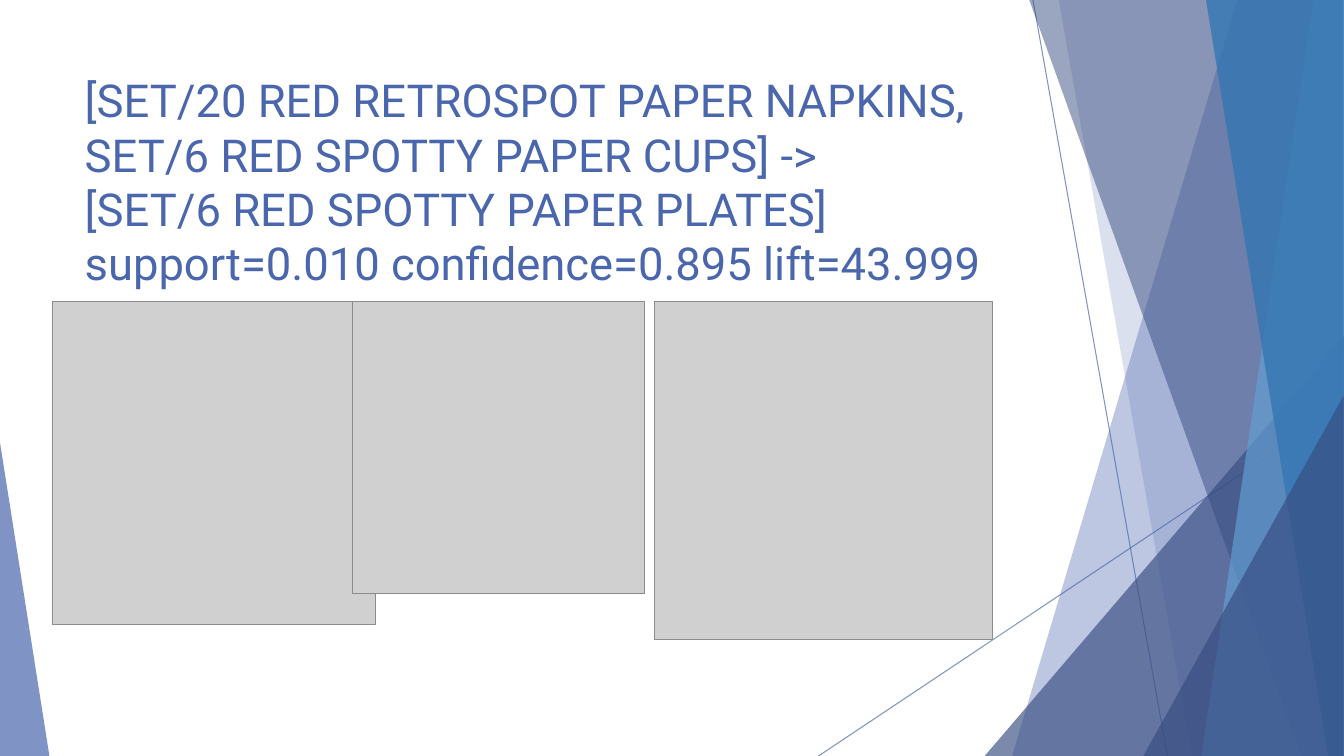
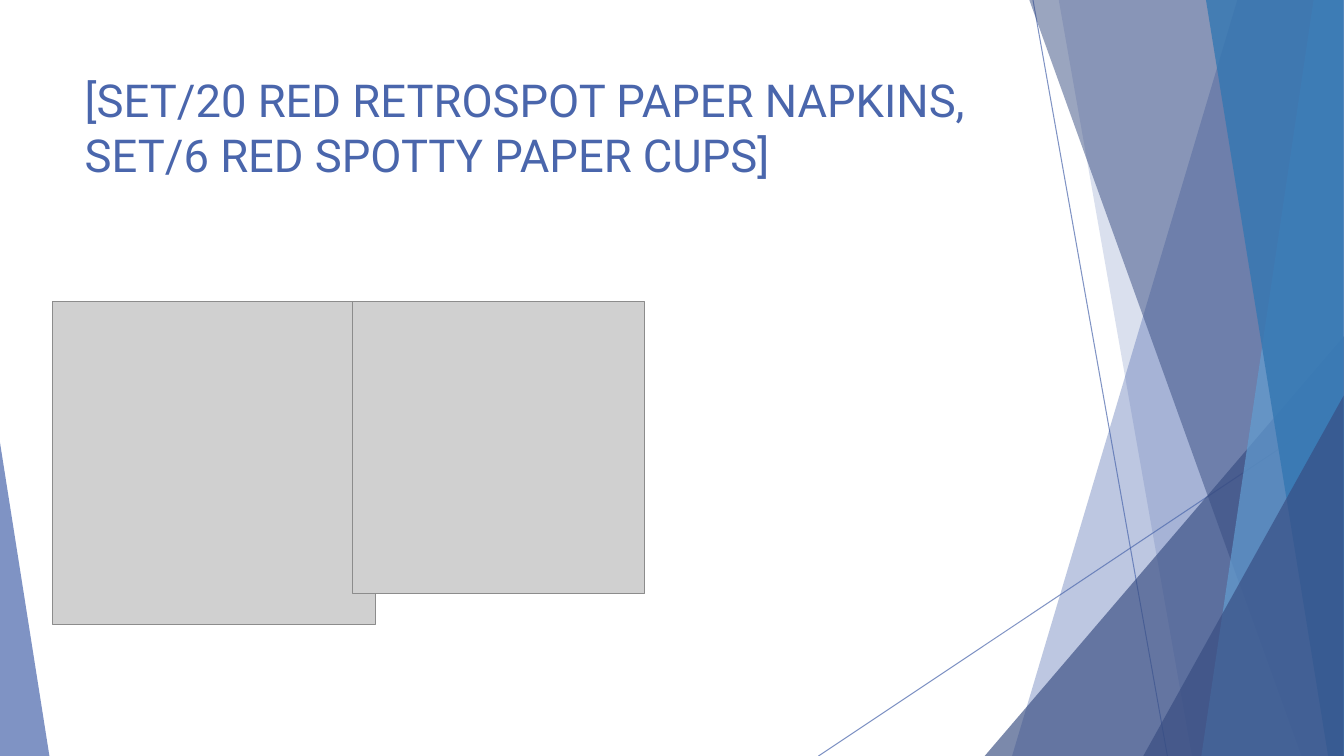
Before and after one commit to ParallelProgramming/Term-Project, a slide deck: slide 13 of Parallel Data Mining.pptx (slide 10 before the commit). Drawn at 1344x756 pixels with LibreOffice and Linux fonts; fonts in the diff are those of the drawing; grey boxes stand for pictures. Boxes give left, top, right and bottom in pixels: in the first picture for what was removed or moved away, otherwise in the second. Text is boxed around its words. In the diff, an @@ line names an element or a change of style, - is before the commit and + after.

```diff
--- a/Parallel Data Mining.pptx
+++ b/Parallel Data Mining.pptx
@@ title at [85,80,965,179]: text changed @@
-[SET/20 RED RETROSPOT PAPER NAPKINS, SET/6 RED SPOTTY PAPER CUPS] ->
-[SET/6 RED SPOTTY PAPER PLATES] support=0.010 confidence=0.895 lift=43.999
+[SET/20 RED RETROSPOT PAPER NAPKINS, SET/6 RED SPOTTY PAPER CUPS]
@@ picture removed at [654,301,992,639] @@
```
Also in this commit, not shown: 6 other slides changed, 12 slides added, 4 slides removed, 2 other files.
